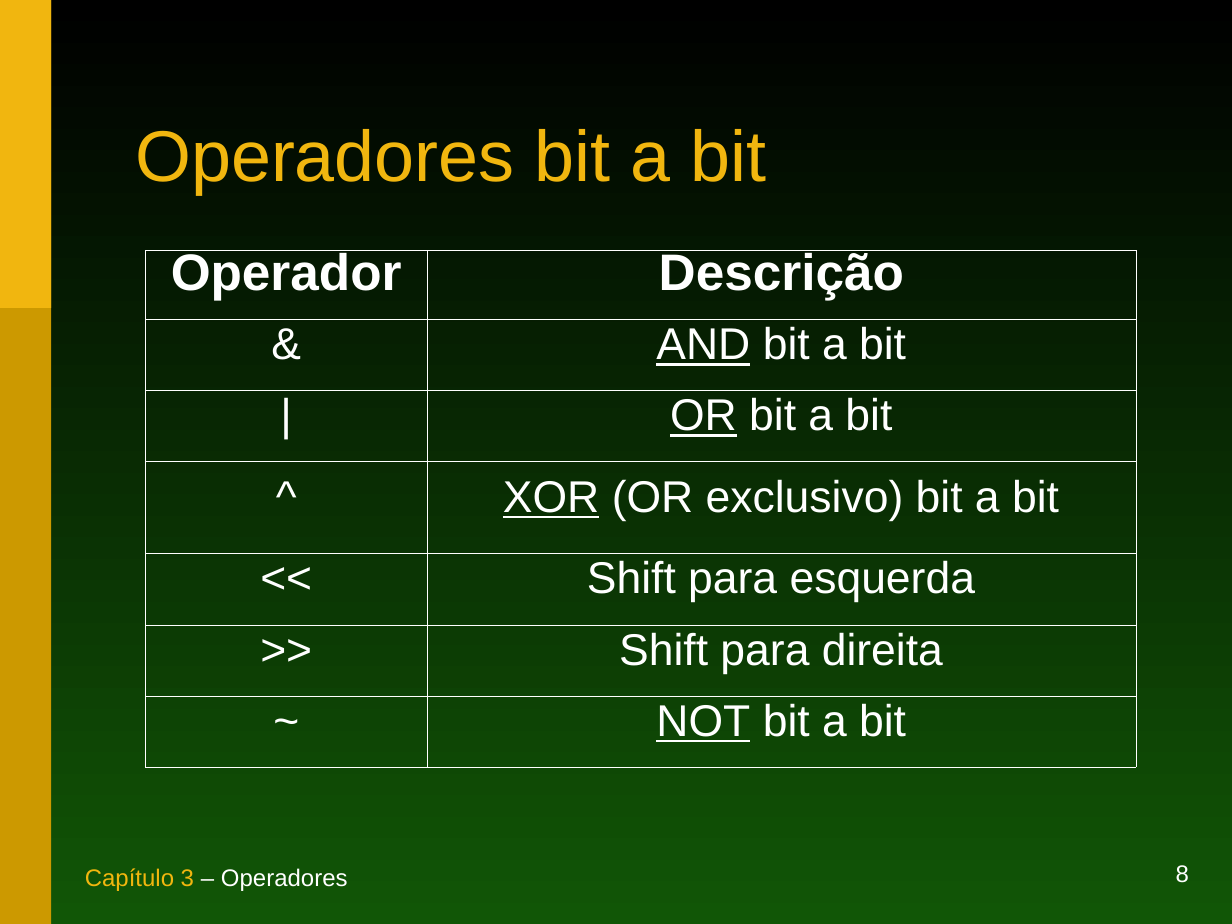
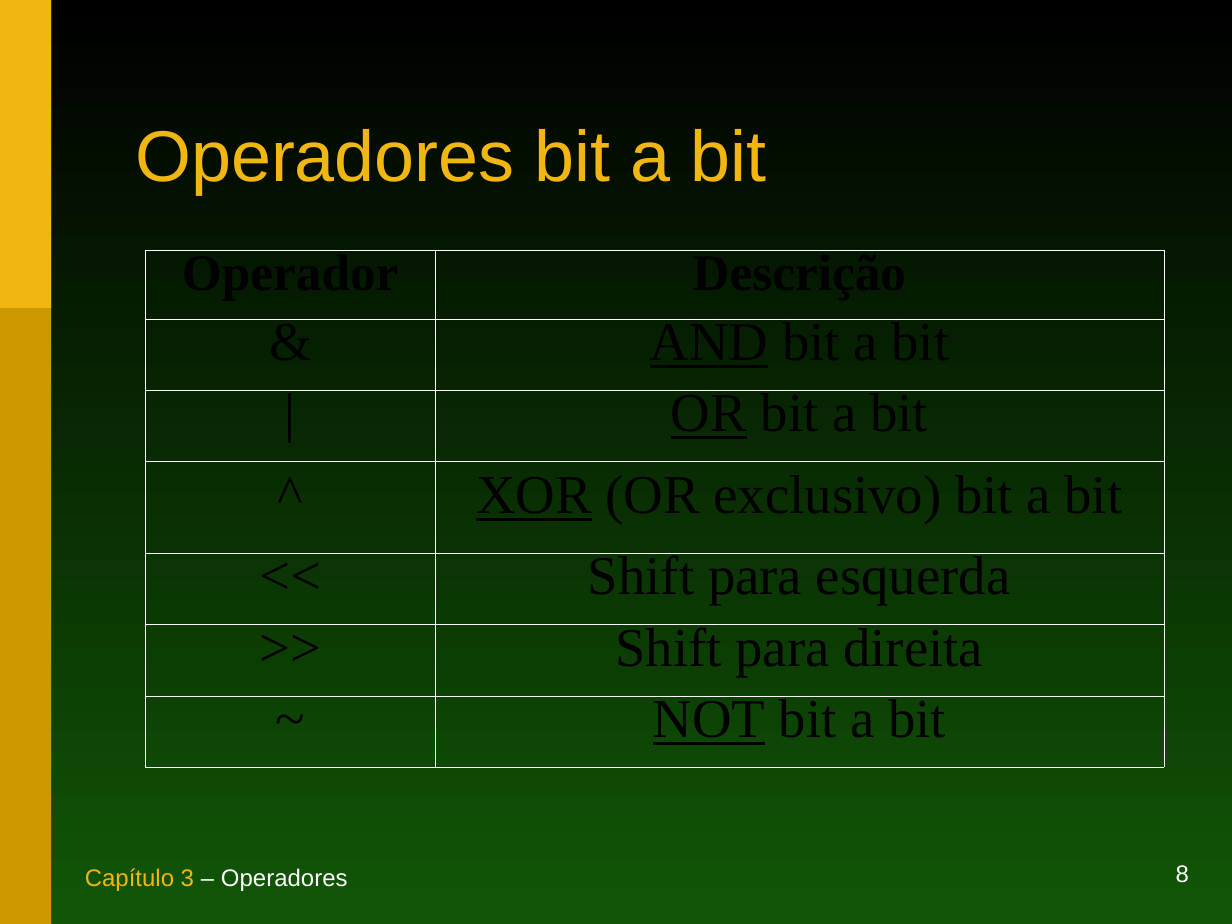
Before and after one commit to duchesqui/slzvieira-training, a slide deck: slide 8 of 1-Java-Programmer-Modulo-I/03.Capitulo03.ppt. Drawn at 1232x924 pixels with LibreOffice and Linux fonts; fonts in the diff are those of the drawing. Boxes give left, top, right and bottom in pixels: in the first picture for what was removed or moved away, otherwise in the second. Text is boxed around its words. In the diff, an @@ line names an element or a change of style, - is before the commit and + after.

```diff
--- a/1-Java-Programmer-Modulo-I/03.Capitulo03.ppt
+++ b/1-Java-Programmer-Modulo-I/03.Capitulo03.ppt
@@ table at [145, 250, 1164, 766] @@
@@ font Arial to Times New Roman, text colour #FFFFFF to #000000 @@
@@ size 26 to 32 pt in "&", "AND bit a bit", "|", "OR bit a bit" and 8 more places @@
@@ table: place and size @@
-table at [145, 250, 1136, 766]
+table at [145, 250, 1164, 766]
```
Also in this commit, not shown: 8 other slides changed, 32 other files.
